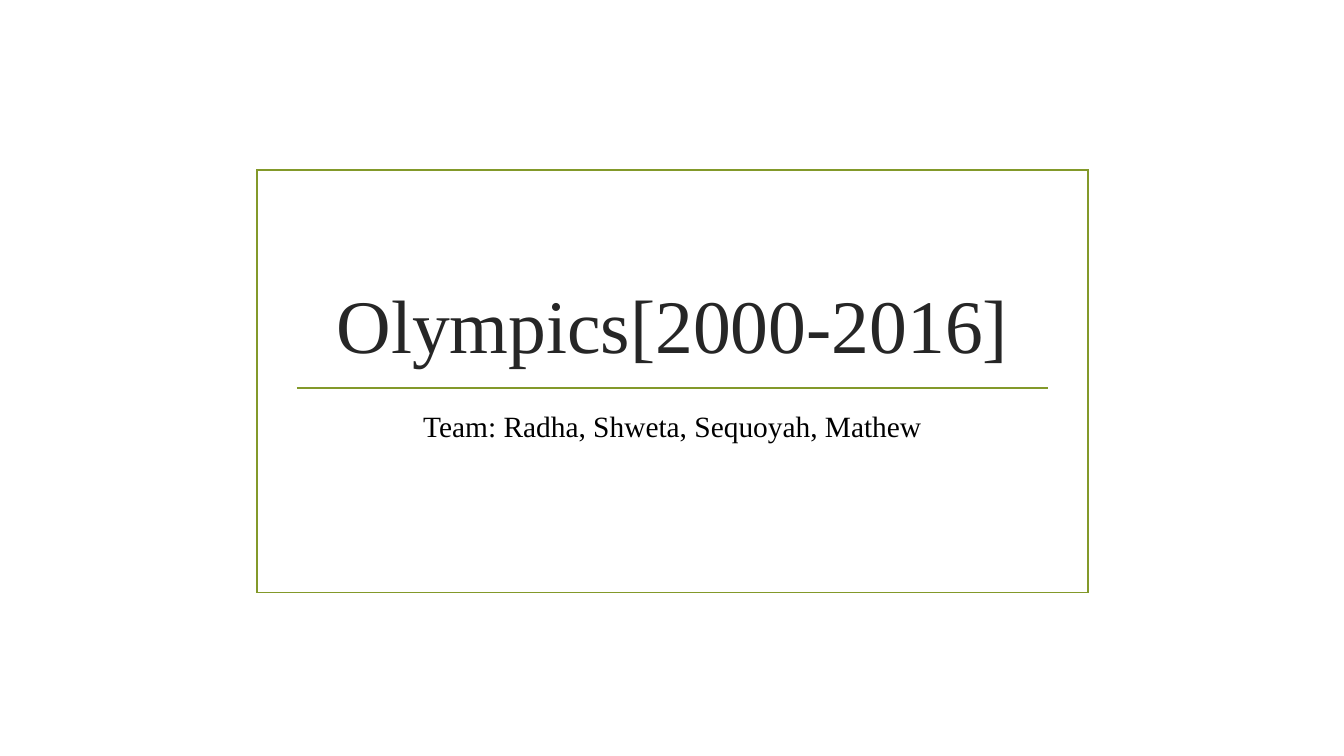
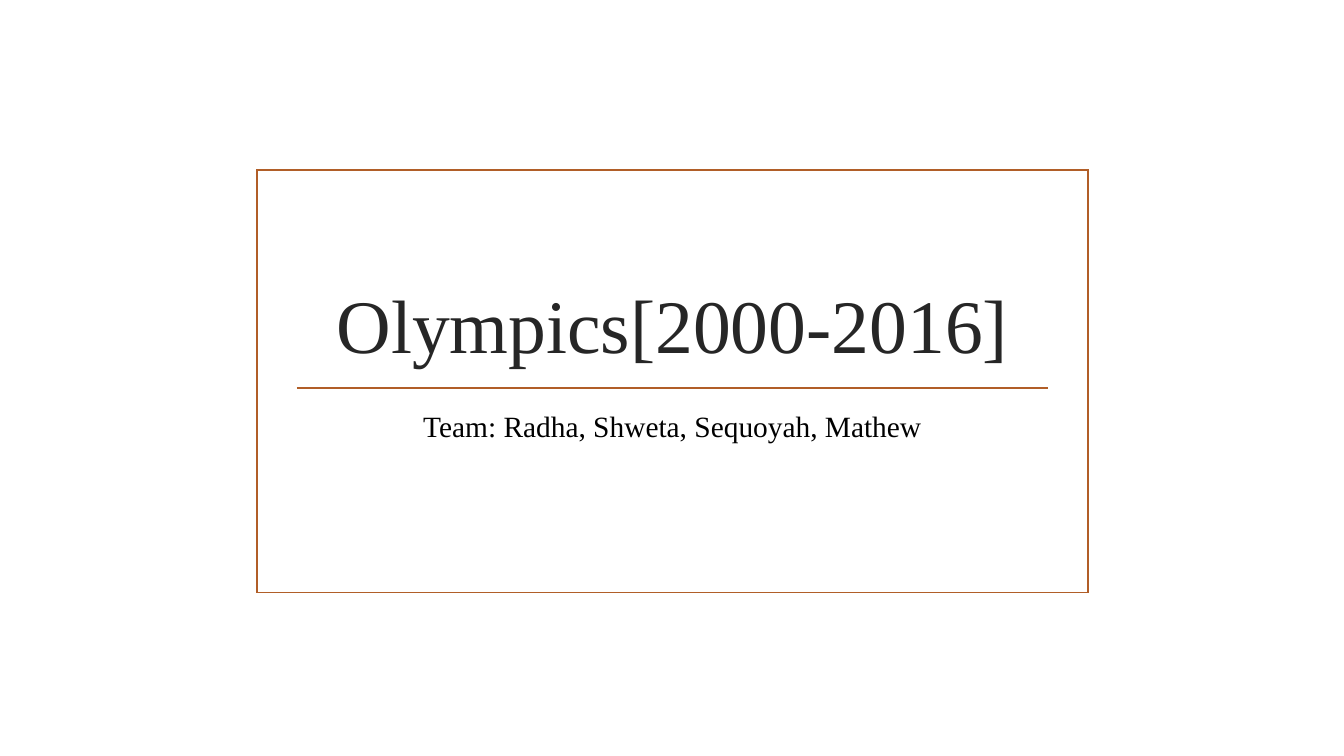
Before and after one commit to shwam25/Project_Tableau, a slide deck: slide 1 of Presentation.pptx. Drawn at 1344x756 pixels with LibreOffice and Linux fonts; fonts in the diff are those of the drawing; background and template pictures are left out. Boxes give left, top, right and bottom in pixels: in the first picture for what was removed or moved away, otherwise in the second. Text is boxed around its words. In the diff, an @@ line names an element or a change of style, - is before the commit and + after.

```diff
--- a/Presentation.pptx
+++ b/Presentation.pptx
@@ rectangle at (x1=257, y1=170, x2=1089, y2=593): outline #83992A 1.25 pt to #B15E28 1.25 pt @@
@@ line (296, 388) - (1049, 388): stroke #83992A 1.25 pt to #B15E28 1.25 pt @@
```
Also in this commit, not shown: 3 other slides changed, 15 slides added, 21 slides removed.
